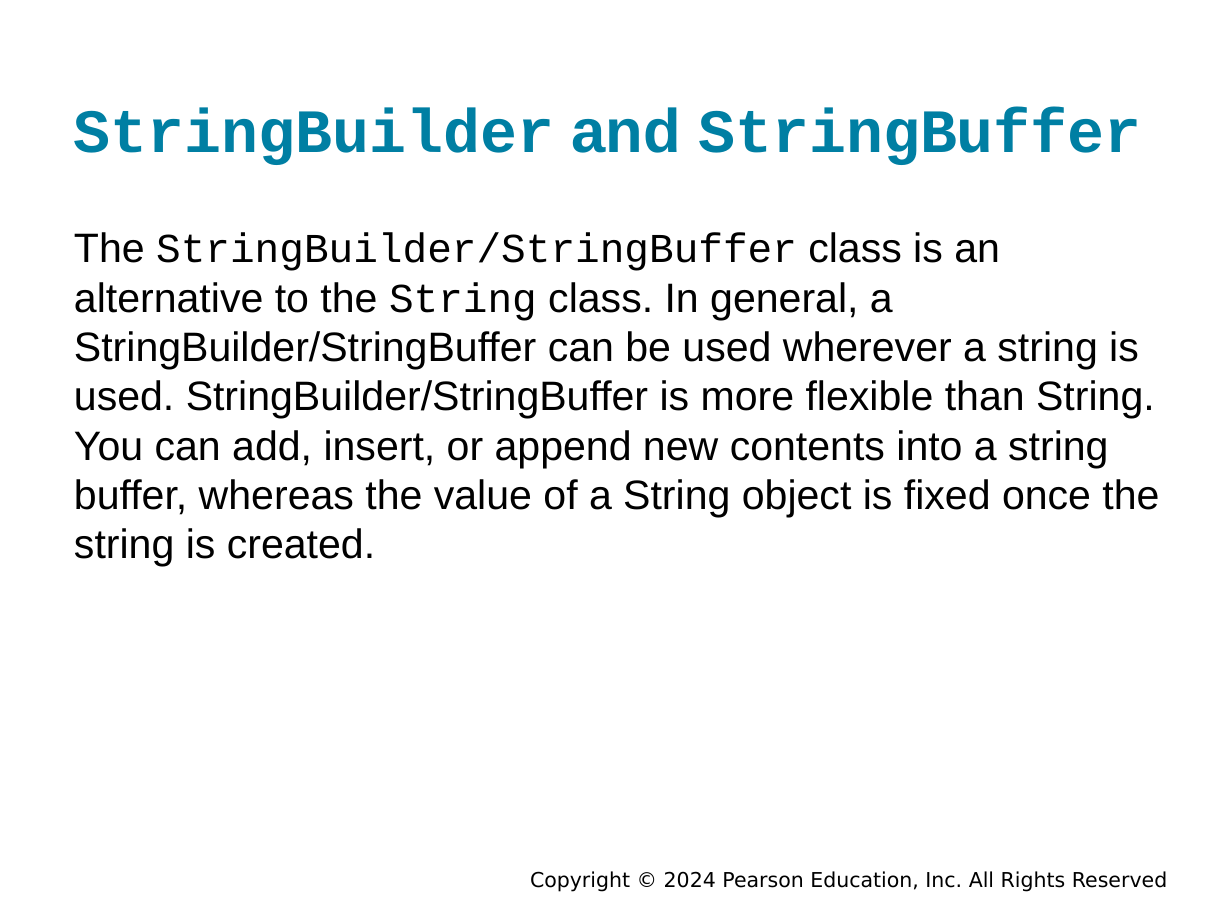
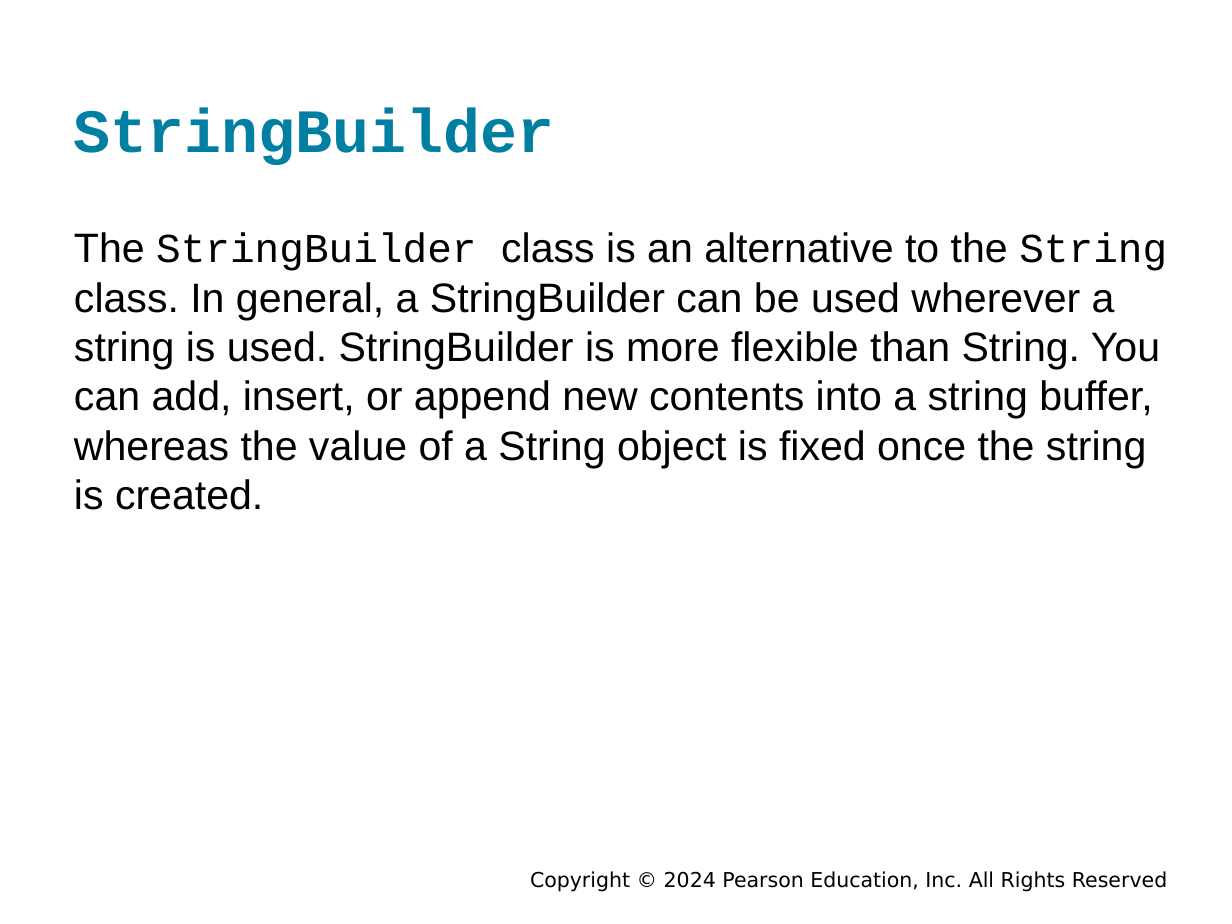
Before and after one commit to bzartoshty/bzartoshty.github.io, a slide deck: slide 23 of COMP110/Lectures/Chapter10/Chapter10.pptx (slide 41 before the commit). Drawn at 1232x924 pixels with LibreOffice and Linux fonts; fonts in the diff are those of the drawing; background and template pictures are left out. Boxes give left, top, right and bottom in pixels: in the first picture for what was removed or moved away, otherwise in the second. Text is boxed around its words. In the diff, an @@ line names an element or a change of style, - is before the commit and + after.

```diff
--- a/COMP110/Lectures/Chapter10/Chapter10.pptx
+++ b/COMP110/Lectures/Chapter10/Chapter10.pptx
@@ title at (74,108,554,165): text changed @@
-StringBuilder and StringBuffer
+StringBuilder
@@ text at (74,232,1167,510): text changed @@
-The StringBuilder/StringBuffer class is an alternative to the String class. In general, a StringBuilder/StringBuffer can be used wherever a string is used. StringBuilder/StringBuffer is more flexible than String. You can add, insert, or append new contents into a string buffer, whereas the value of a String object is fixed once the string is created.
+The StringBuilder class is an alternative to the String class. In general, a StringBuilder can be used wherever a string is used. StringBuilder is more flexible than String. You can add, insert, or append new contents into a string buffer, whereas the value of a String object is fixed once the string is created.
```
Also in this commit, not shown: 2 other slides changed, 3 slides added, 21 slides removed, 1 other file.
